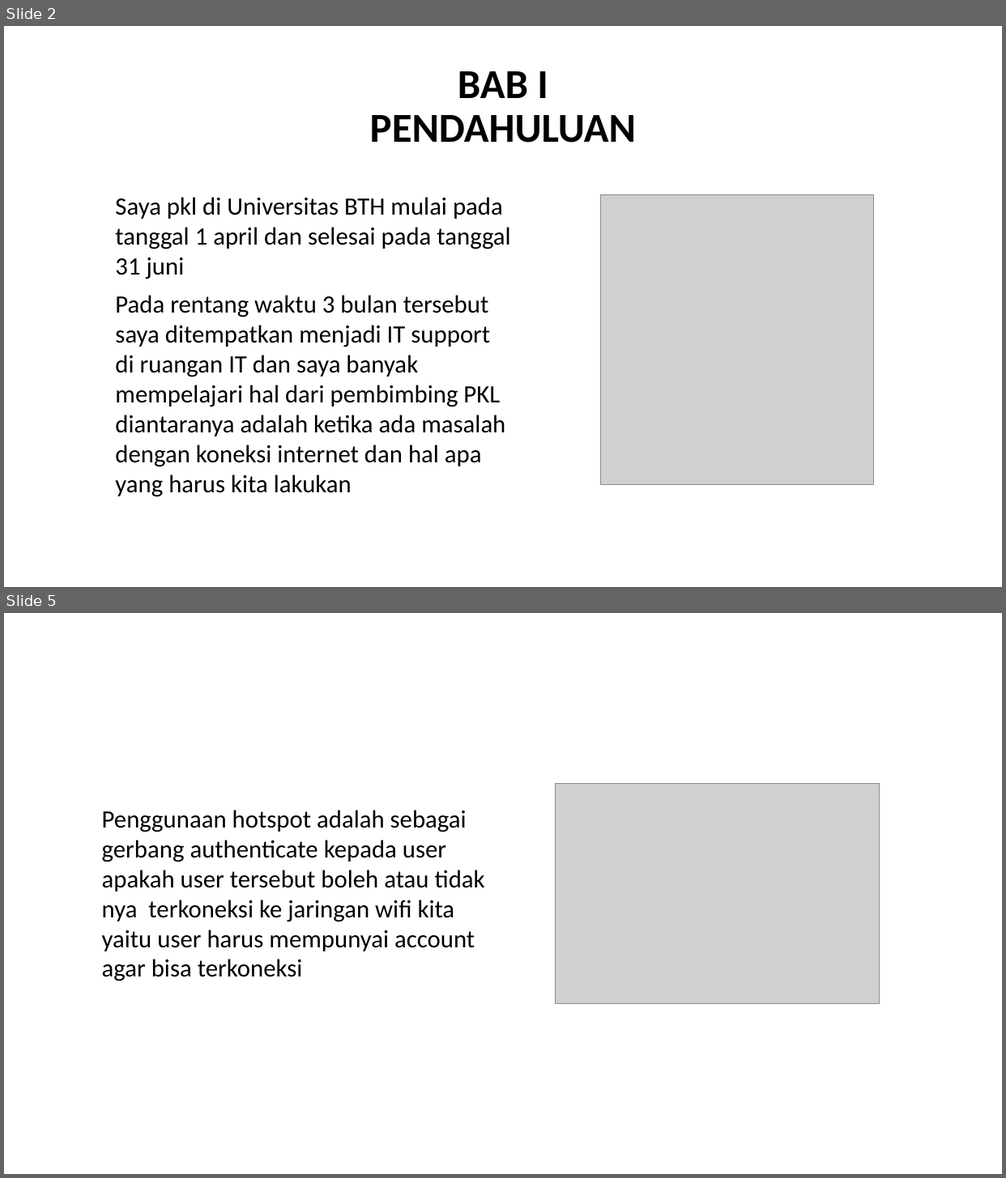
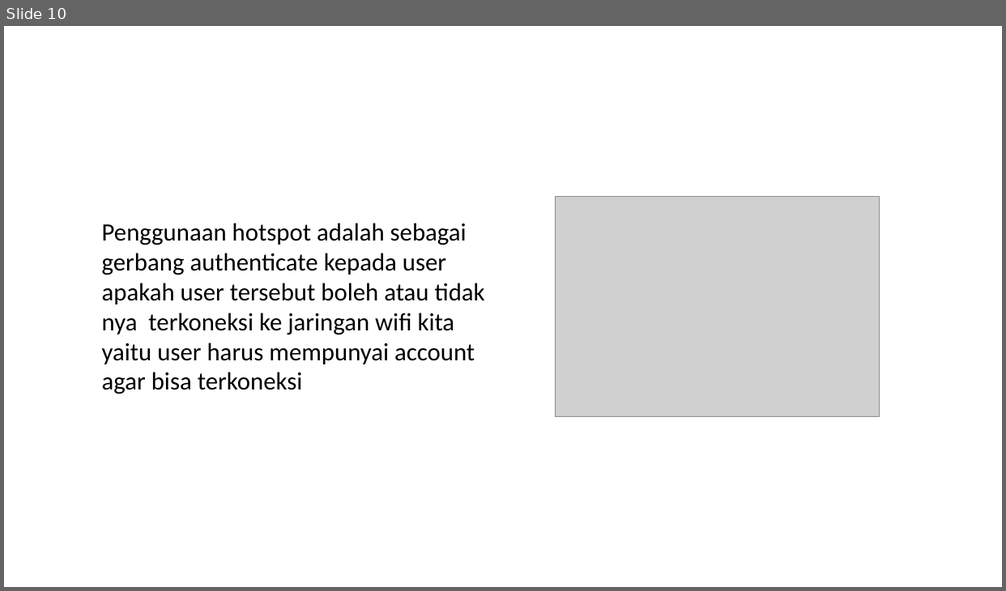
Before and after one commit to wisnushaputra/private-repo, a slide deck: Wisnu.pptx. Shown one above the other, each under a label of ours: slides 2 and 5 before the commit, slide 10 after it; the slides between them are not shown. The pictures are 1006x1178 and 1006x591 pixels, drawn with LibreOffice and Linux fonts; fonts in the diff are those of the drawing; grey boxes stand for pictures. Boxes give left, top, right and bottom in pixels: in the first picture for what was removed or moved away, otherwise in the second. Text is boxed around its words. In the diff, an @@ line names an element or a change of style, - is before the commit and + after.

```diff
--- a/Wisnu.pptx
+++ b/Wisnu.pptx
@@ slide 2 removed at [4,26,1002,587], background #FFFFFF @@
@@ title removed at [370,71,636,143] @@
-BAB I
-PENDAHULUAN
@@ picture removed at [601,195,874,485] @@
@@ text removed at [115,197,510,280] @@
-Saya pkl di Universitas BTH mulai pada tanggal 1 april dan selesai pada tanggal 31 juni
@@ text removed at [115,295,505,497] @@
-Pada rentang waktu 3 bulan tersebut saya ditempatkan menjadi IT support di ruangan IT dan saya banyak mempelajari hal dari pembimbing PKL diantaranya adalah ketika ada masalah dengan koneksi internet dan hal apa yang harus kita lakukan
@@ what was slide 5 is now slide 10 @@
```
Also in this commit, not shown: 5 slides changed, 7 slides added, 1 other file.
